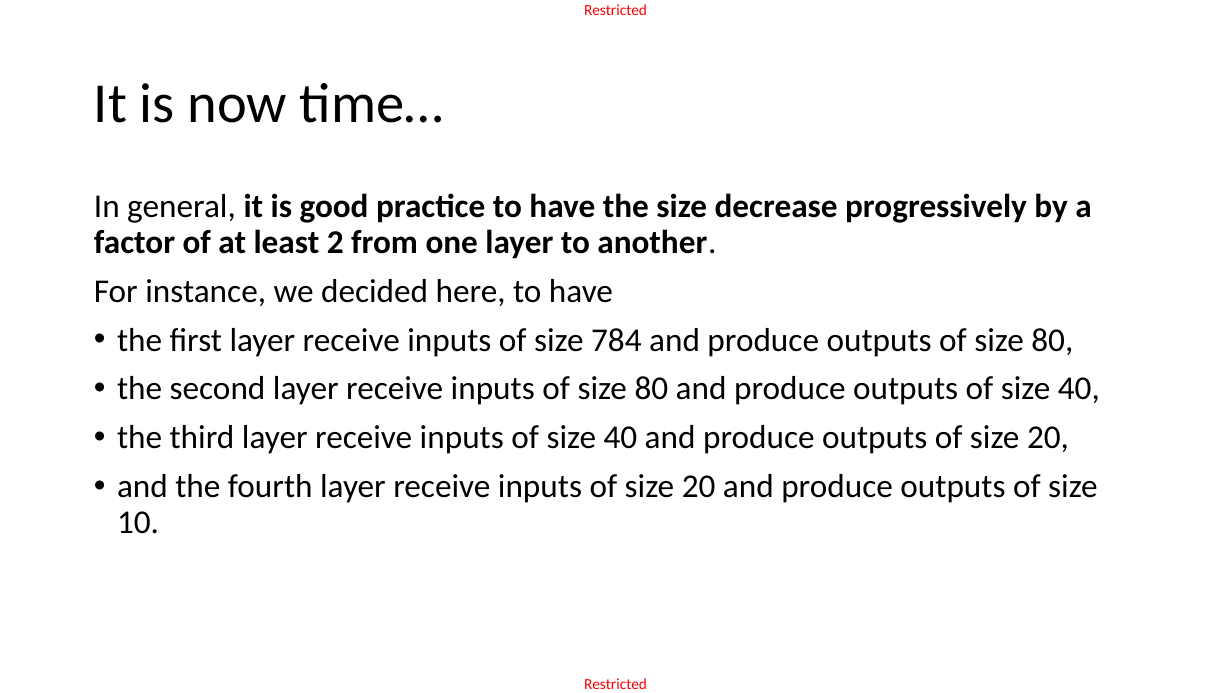
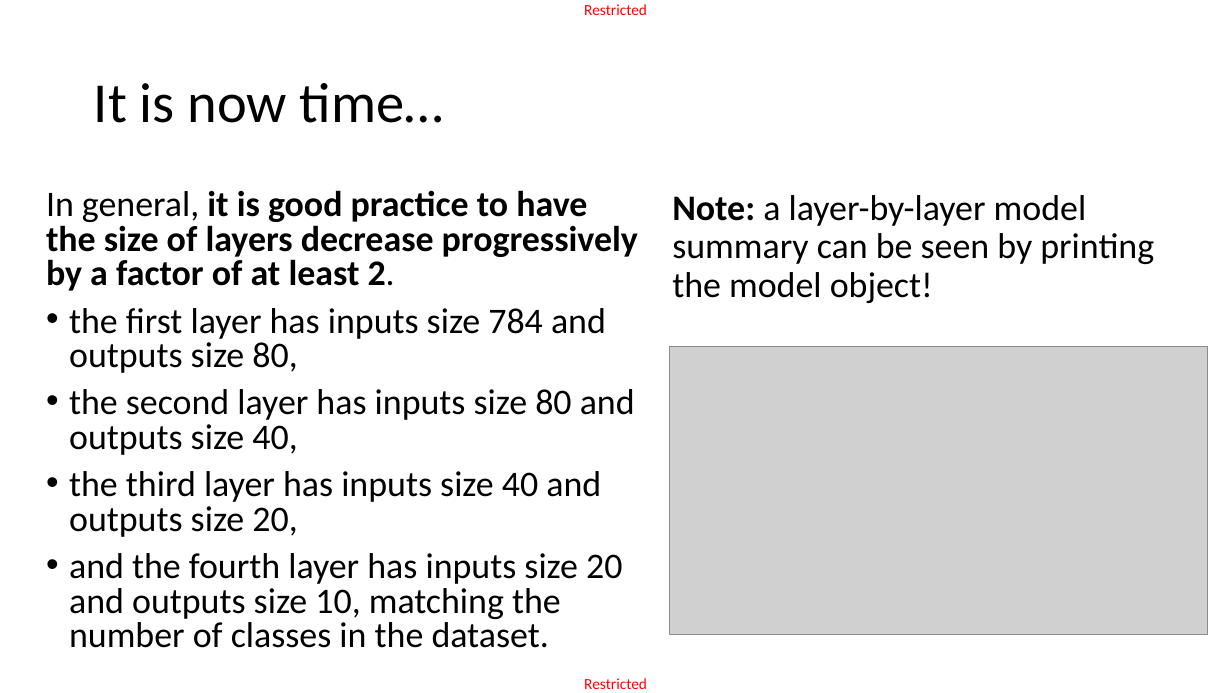
Before and after one commit to matthieudemari/SUTD_DL_50_039, a slide deck: slide 43 of W3/3. W3S3 final/W3S3.pptx. Drawn at 1232x693 pixels with LibreOffice and Linux fonts; fonts in the diff are those of the drawing; grey boxes stand for pictures. Boxes give left, top, right and bottom in pixels: in the first picture for what was removed or moved away, otherwise in the second. Text is boxed around its words. In the diff, an @@ line names an element or a change of style, - is before the commit and + after.

```diff
--- a/W3/3. W3S3 final/W3S3.pptx
+++ b/W3/3. W3S3 final/W3S3.pptx
@@ text at (46,190,638,648): text changed; size 25.9 to 28 pt @@
-In general, it is good practice to have the size decrease progressively by a factor of at least 2 from one layer to another.
-For instance, we decided here, to have
-• the first layer receive inputs of size 784 and produce outputs of size 80,
-• the second layer receive inputs of size 80 and produce outputs of size 40,
-• the third layer receive inputs of size 40 and produce outputs of size 20,
-• and the fourth layer receive inputs of size 20 and produce outputs of size 10.
+In general, it is good practice to have the size of layers decrease progressively by a factor of at least 2.
+• the first layer has inputs size 784 and outputs size 80,
+• the second layer has inputs size 80 and outputs size 40,
+• the third layer has inputs size 40 and outputs size 20,
+• and the fourth layer has inputs size 20 and outputs size 10, matching the number of classes in the dataset.
@@ text added at (672,195,1154,303), 28 pt, text #000000 @@
+Note: a layer-by-layer model summary can be seen by printing the model object!
@@ picture added at (670,347,1208,635) @@
```
Also in this commit, not shown: 30 other slides changed, 1 slide added, 1 slide removed, 10 other files.
